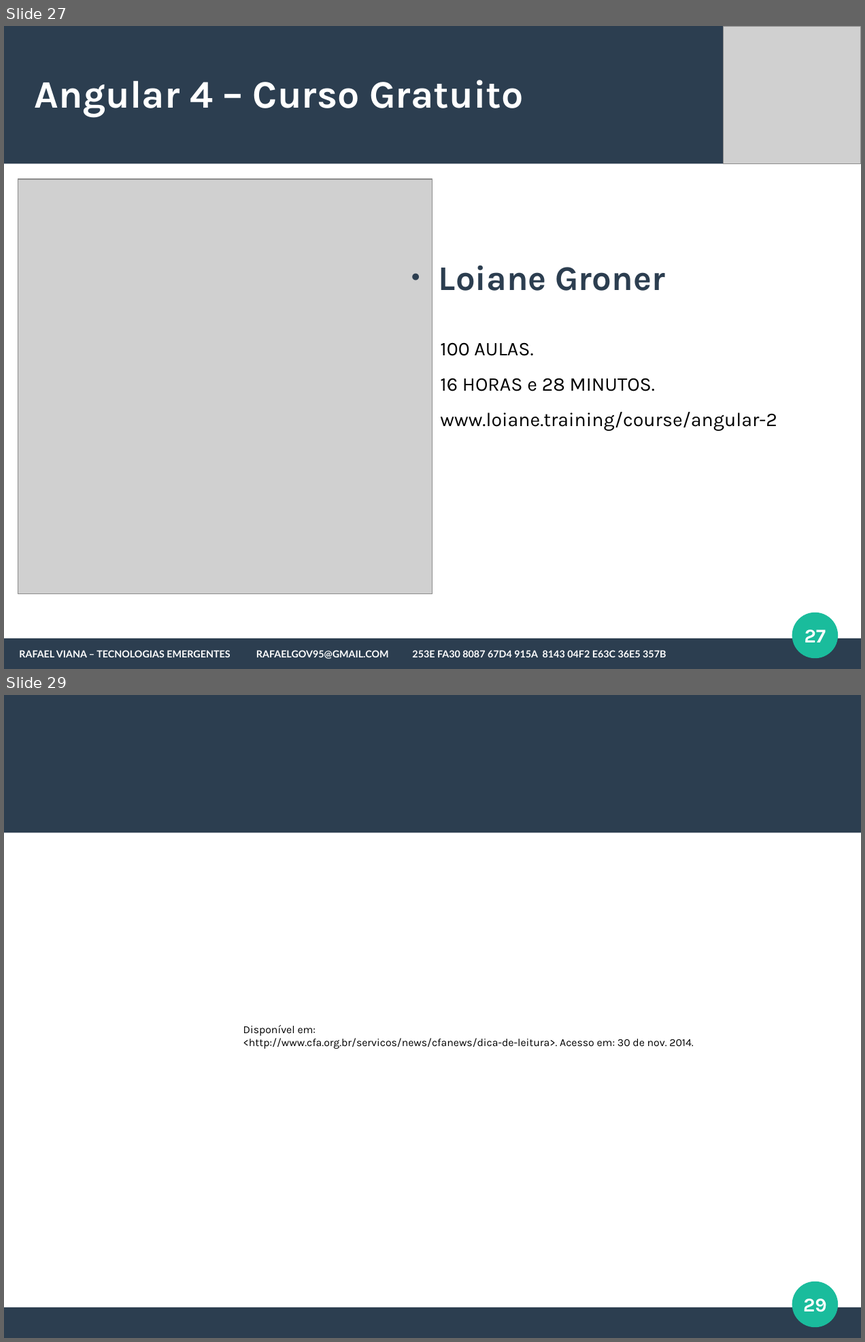
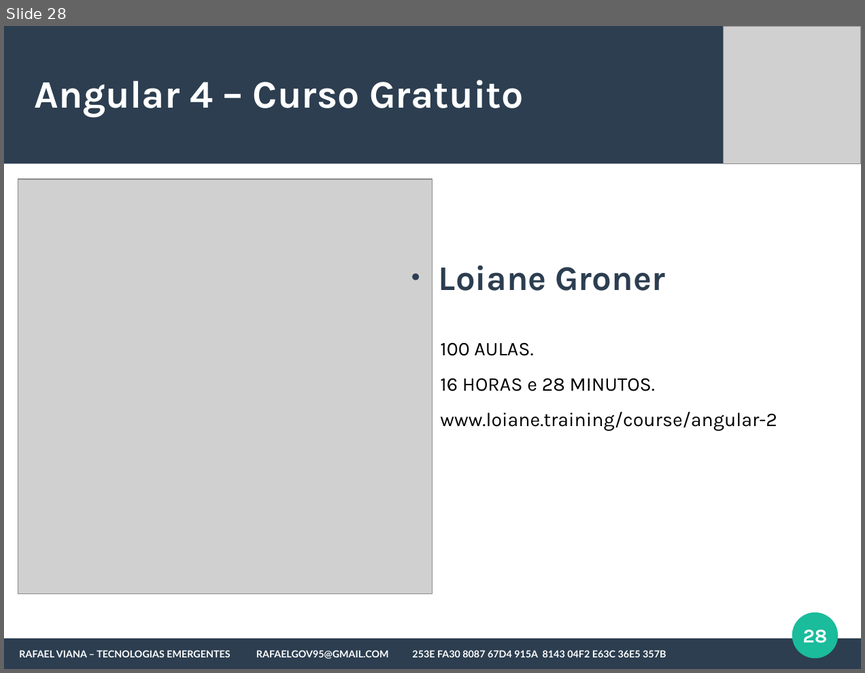
Before and after one commit to rafaelgov95/TE, a slide deck: Apresentação/Angular-4.odp. Shown one above the other, each under a label of ours: slides 27 and 29 before the commit, slide 28 after it; the slides between them are not shown. The pictures are 865x1342 and 865x673 pixels, drawn with LibreOffice and Linux fonts; fonts in the diff are those of the drawing; grey boxes stand for pictures. Boxes give left, top, right and bottom in pixels: in the first picture for what was removed or moved away, otherwise in the second. Text is boxed around its words. In the diff, an @@ line names an element or a change of style, - is before the commit and + after.

```diff
--- a/Apresentação/Angular-4.odp
+++ b/Apresentação/Angular-4.odp
@@ slide 29 removed at (4, 695, 861, 1338), background #FFFFFF; not listed: 3 template elements that a slide beside it also shows @@
@@ text removed at (243, 1025, 693, 1049) @@
-Disponível em:
-<http://www.cfa.org.br/servicos/news/cfanews/dica-de-leitura>. Acesso em: 30 de nov. 2014.
@@ page number removed at (803, 1298, 827, 1312) @@
-29
@@ what was slide 27 is now slide 28 @@
@@ page number at (803, 629, 827, 643): text changed @@
-27
+28
```
Also in this commit, not shown: 1 slide changed, 2 slides added, 2 other files.
